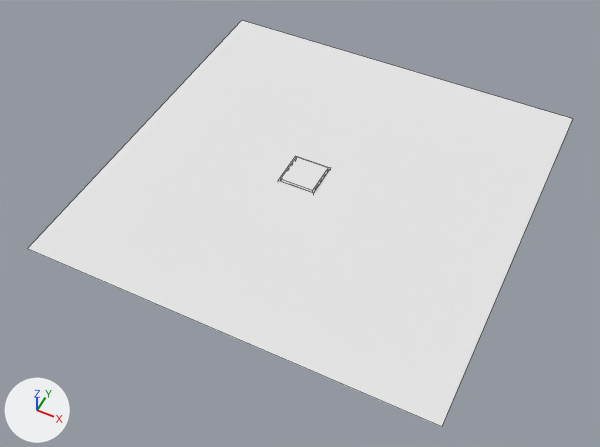
An edit to the Blender file _rawdata/grass.blend, drawn before and after from the same camera.
The view is the same before and after, from a 50 mm lens placed at (13.9, -27.8, 30.4), pointed at (0.7, -1.6, -2.4). Lighting does not change. The marker at lower left points along +X, +Y and +Z. Mesh edges are drawn as thin lines.
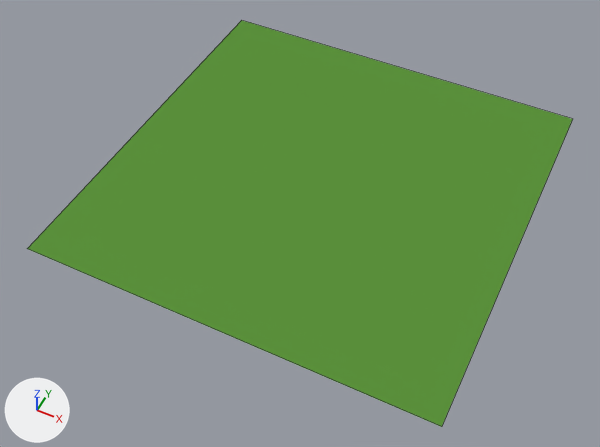
The newer file is also rescaled (x0.326), turned or shifted as a whole; pictures and numbers use the older file's frame.

Scene script edits in JSON lines:
```json
{"op": "add", "block": "mat_material_001", "code": ["mat_material_001 = diffuse_material('Material.001')", "mat_material_001.base_color = (0.106, 0.288, 0.0453)  # green #5c923c"]}
{"block": "me_plane", "where": "me_plane.from_pydata(...)  # 4 vertices, 1 face; spans x -1.0..1.0, y -1.0..1.0, z 0.0"}
{"op": "remove", "block": "me_plane", "code": "me_plane.materials.append(mat_material)  # white #e7e7e7"}
{"op": "add", "block": "me_plane", "code": "me_plane.materials.append(mat_material_001)  # green #5c923c"}
{"op": "remove", "block": "ob_cube_001", "code": ["ob_cube_001 = bpy.data.objects.new('Cube.001', me_cube_001)", "ob_cube_001.location = (0.03, 0.42, -0.8)", "ob_cube_001.scale = (0.947, 0.947, 0.0767)"]}
{"op": "remove", "block": "ob_cube", "code": ["ob_cube = bpy.data.objects.new('Cube', me_cube)", "ob_cube.location = (0.03, 0.42, -0.87)", "ob_cube.scale = (1.04, 1.04, 0.0846)"]}
```

Changed parts and their boxes [x1, y1, x2, y2] in the pictures (600 x 447 px):
```json
{"object": "Plane", "change": "recoloured", "before": [27, 20, 573, 427], "after": [27, 20, 573, 427], "on screen": "white to green"}
{"object": "Cube.001", "change": "deleted", "before": [281, 157, 328, 191]}
{"object": "Cube", "change": "deleted", "before": [278, 156, 331, 194]}
```
